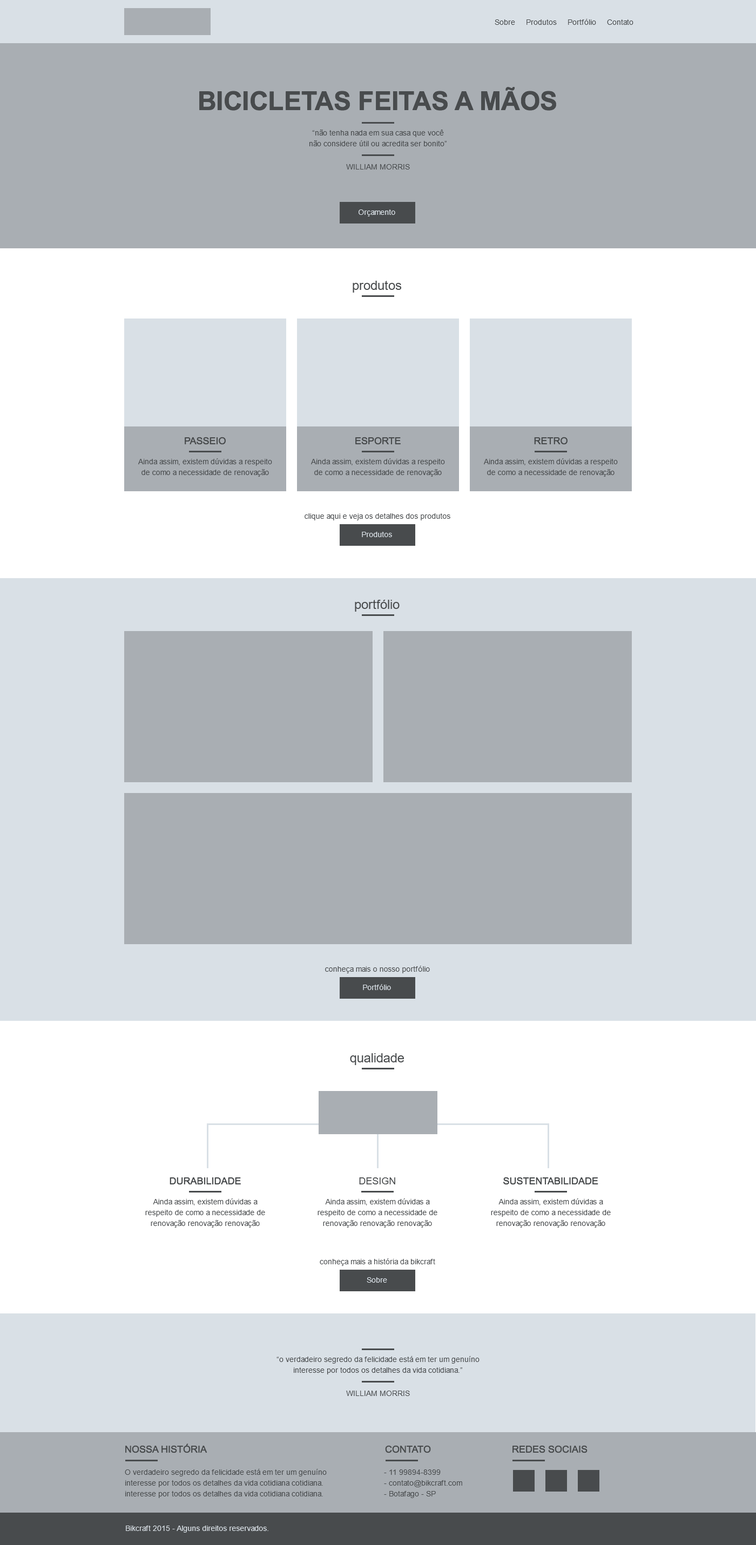
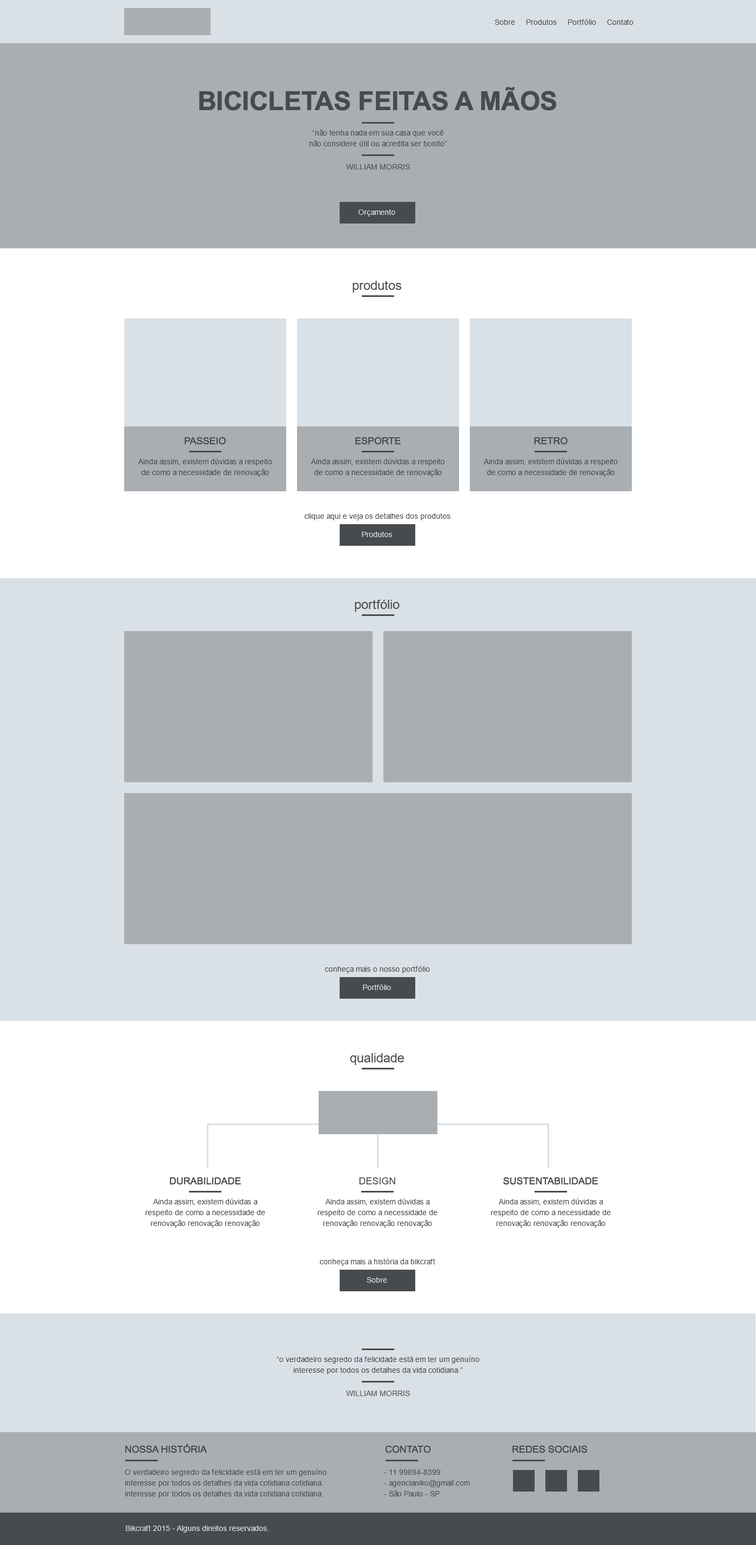
Before/after of a 756px x 1545px layered artwork. What changed in the layer stack:
renamed "- 11 99894-8399 - contato@bikcraft.com - Botafago - SP" to "- 11 99894-8399 - agencianiko@gmail.com - São Paulo - SP", painted on it over [388, 1479, 470, 1498]
